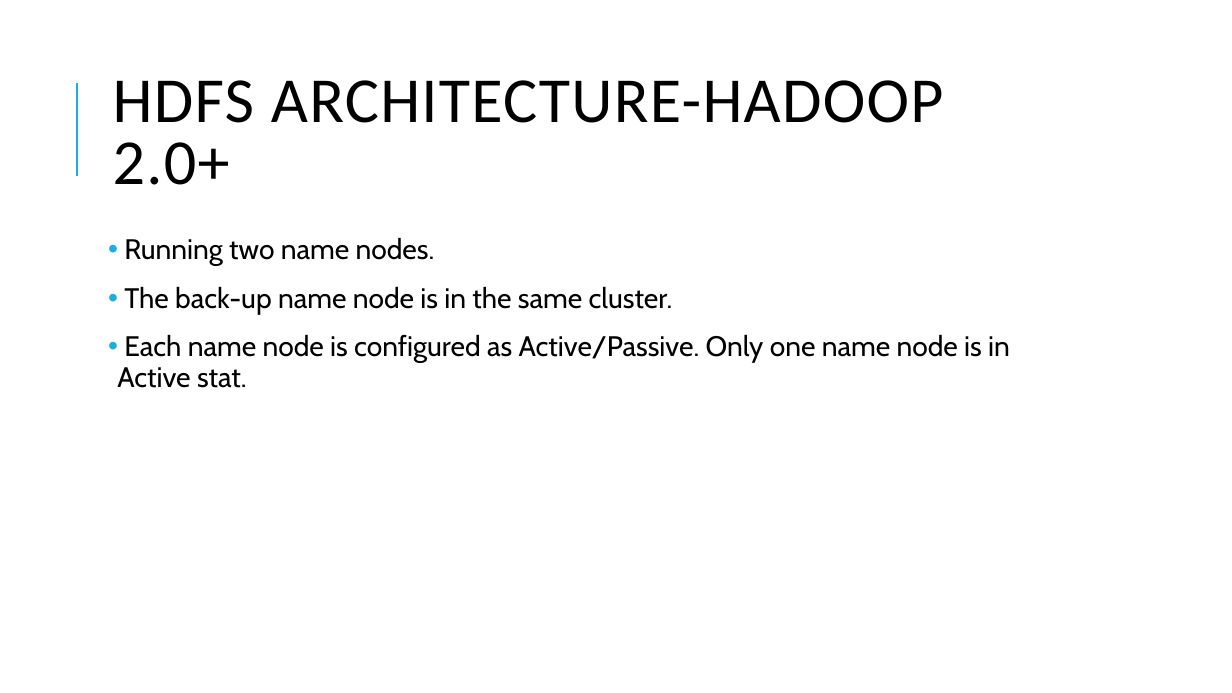
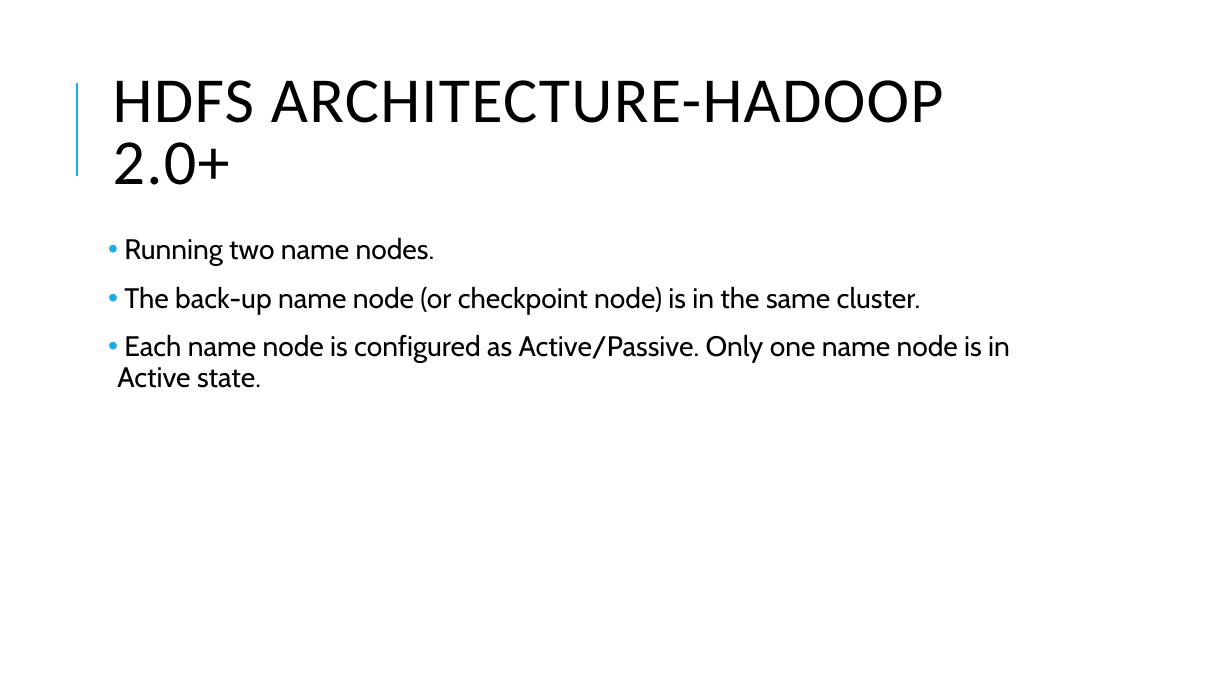
Before and after one commit to dsjili/eecs4314, a slide deck: slide 16 of Julian_Assignment1_10162016.pptx. Drawn at 1232x693 pixels with LibreOffice and Linux fonts; fonts in the diff are those of the drawing. Boxes give left, top, right and bottom in pixels: in the first picture for what was removed or moved away, otherwise in the second. Text is boxed around its words. In the diff, an @@ line names an element or a change of style, - is before the commit and + after.

Commit message:
intro + hdfs, update

```diff
--- a/Julian_Assignment1_10162016.pptx
+++ b/Julian_Assignment1_10162016.pptx
@@ text at box(117, 286, 1010, 388): text changed @@
-• The back-up name node is in the same cluster.
-• Each name node is configured as Active/Passive. Only one name node is in Active stat.
+• The back-up name node (or checkpoint node) is in the same cluster.
+• Each name node is configured as Active/Passive. Only one name node is in Active state.
```
Also in this commit, not shown: 3 other slides changed.
